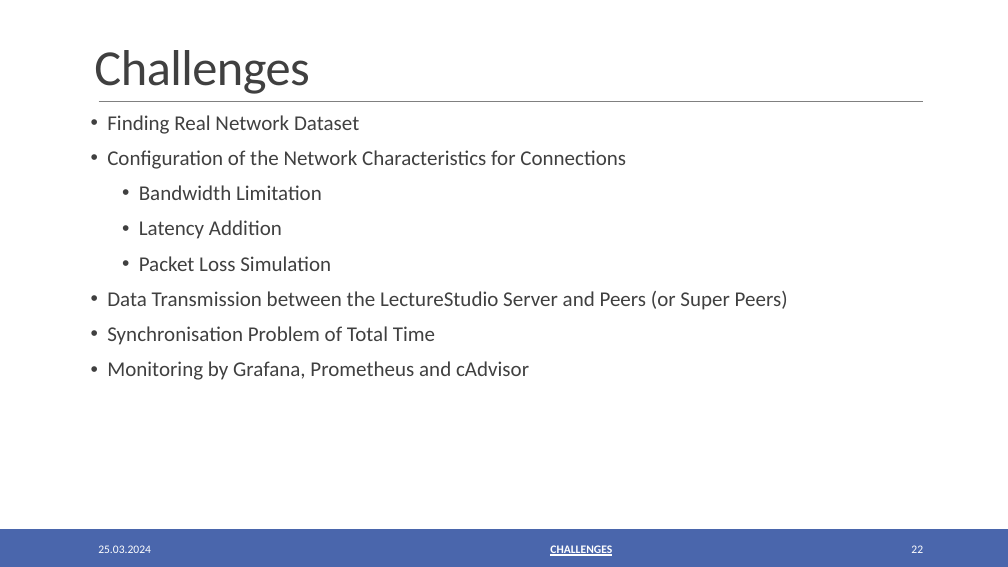
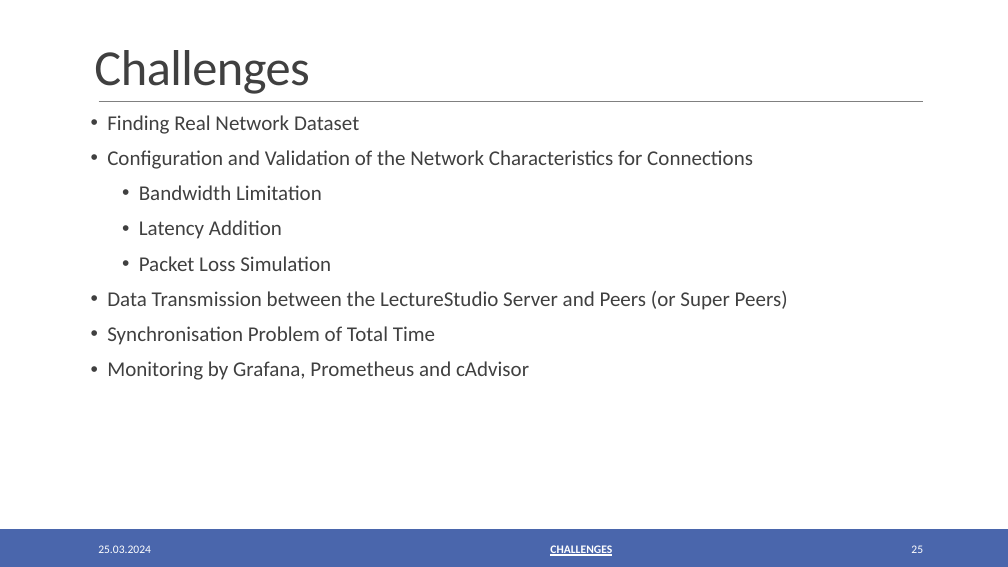
Before and after one commit to oezcankaraca/abschlussvortrag, a slide deck: slide 25 of Abschlussvortrag.pptx (slide 22 before the commit). Drawn at 1008x567 pixels with LibreOffice and Linux fonts; fonts in the diff are those of the drawing. Boxes give left, top, right and bottom in pixels: in the first picture for what was removed or moved away, otherwise in the second. Text is boxed around its words. In the diff, an @@ line names an element or a change of style, - is before the commit and + after.

```diff
--- a/Abschlussvortrag.pptx
+++ b/Abschlussvortrag.pptx
@@ text at bbox=[107, 150, 753, 169]: text changed @@
-• Configuration of the Network Characteristics for Connections
+• Configuration and Validation of the Network Characteristics for Connections
@@ page number at bbox=[911, 545, 923, 553]: text changed @@
-22
+25
```
Also in this commit, not shown: 5 other slides changed, 3 other files.
